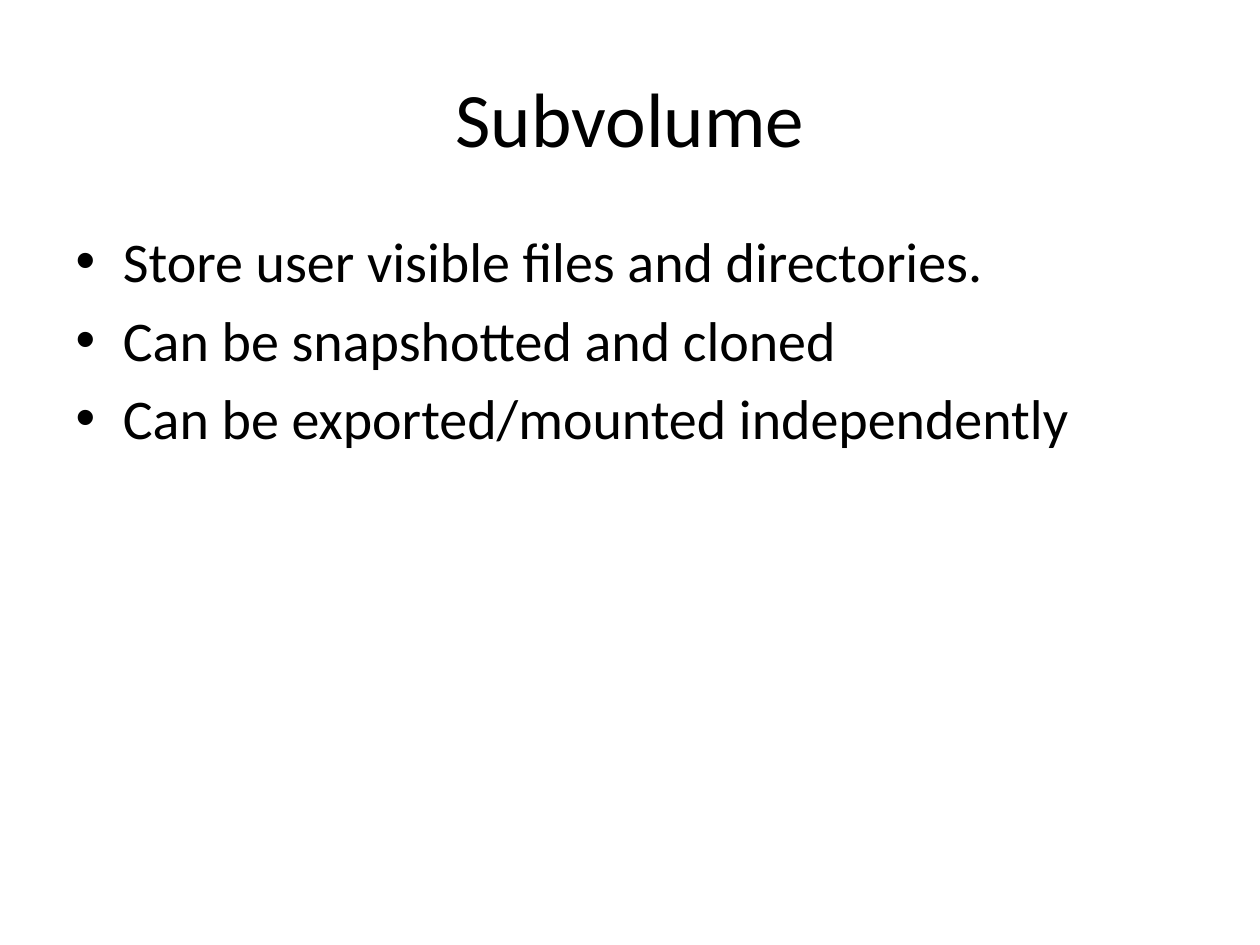
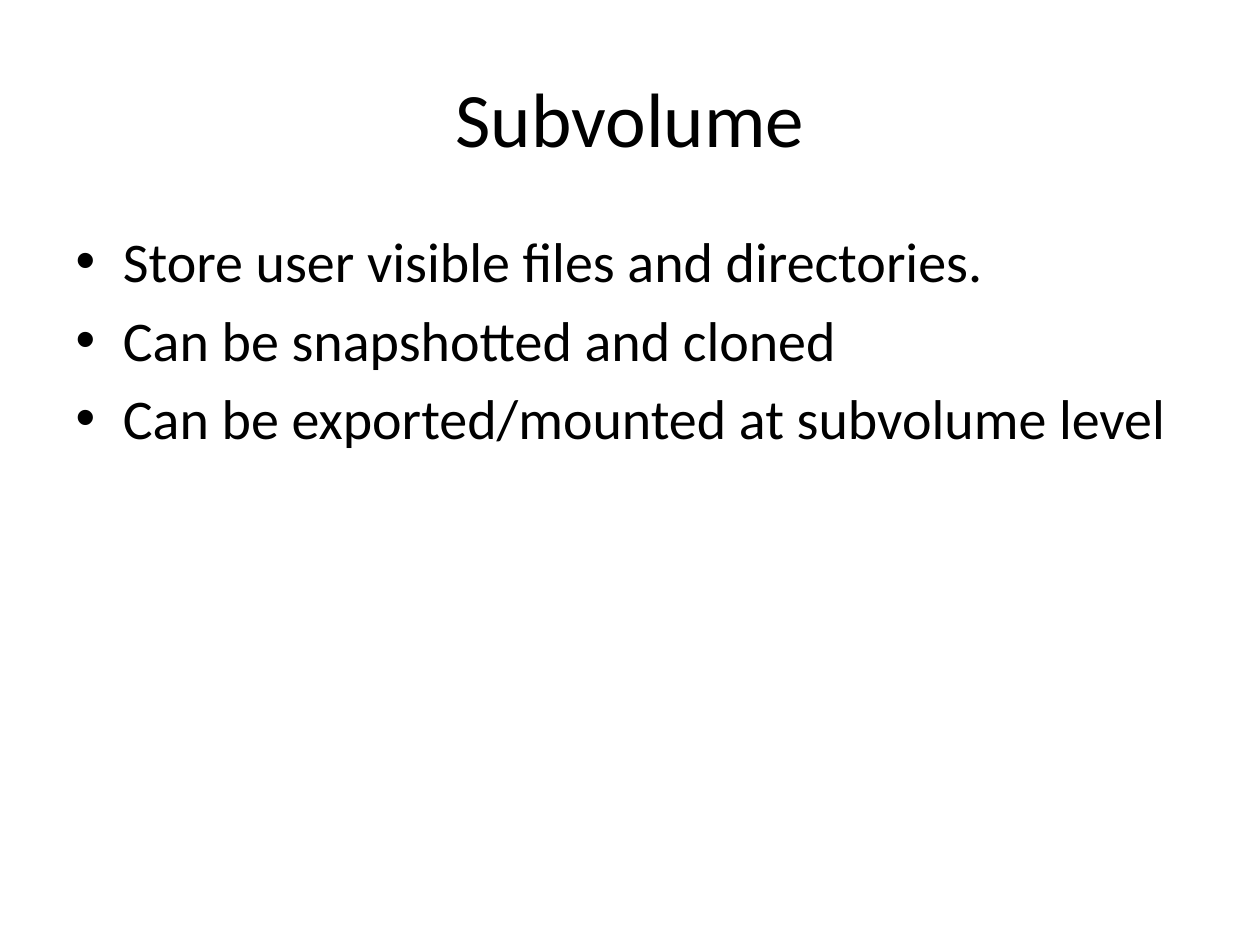
Before and after one commit to liujinmarshall/btrfs-doc, a slide deck: slide 26 of Bacik.pptx (slide 20 before the commit). Drawn at 1260x945 pixels with LibreOffice and Linux fonts; fonts in the diff are those of the drawing. Boxes give left, top, right and bottom in pixels: in the first picture for what was removed or moved away, otherwise in the second. Text is boxed around its words. In the diff, an @@ line names an element or a change of style, - is before the commit and + after.

Commit message:
cow

```diff
--- a/Bacik.pptx
+++ b/Bacik.pptx
@@ text at <box>123,400,1165,448</box>: text changed @@
-• Can be exported/mounted independently
+• Can be exported/mounted at subvolume level
```
Also in this commit, not shown: 9 slides added.
